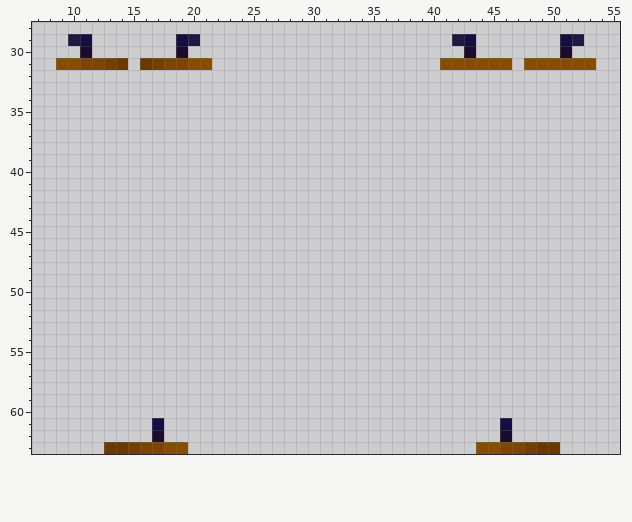
File history of a pixel-art sprite, Resources/Textures/_NF/Clothing/Shoes/Boots/sandals_blue.rsi/equipped-FEET.png. Above, as it was before the edit.
The file is 64x64 pixels. Colours within 5 levels of each other are drawn and written as one. Shown: x 7..55, y 28..63.
After the commit:
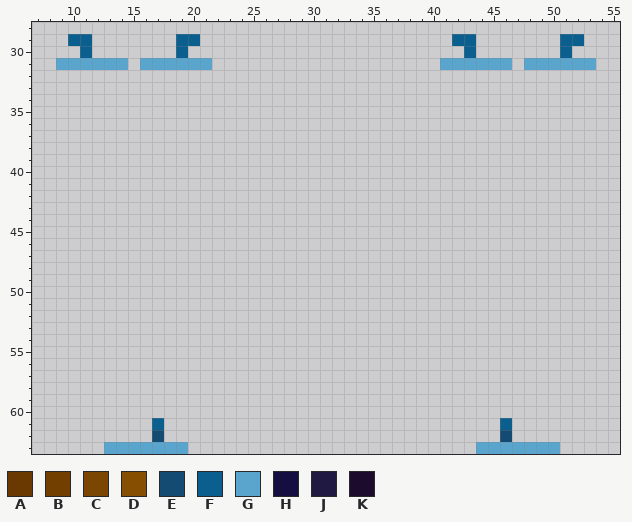
Palette (. is transparent): A #6a3801  B #723f01  C #7b4601  D #854e00  E #144b73  F #0b5f8e  G #5aa5ce  H #150f41  J #201942  K #1c0b2d
From old to new:
Changed rows in their new state; - is an unchanged pixel.
first column x 9:
29 -FF-------FF---------------------FF-------FF-
30 --F-------F-----------------------F-------F--
31 GGGGGG-GGGGGG-------------------GGGGGG-GGGGGG
first column x 13:
61 ----F----------------------------F----
62 ----E----------------------------E----
63 GGGGGGG------------------------GGGGGGG
